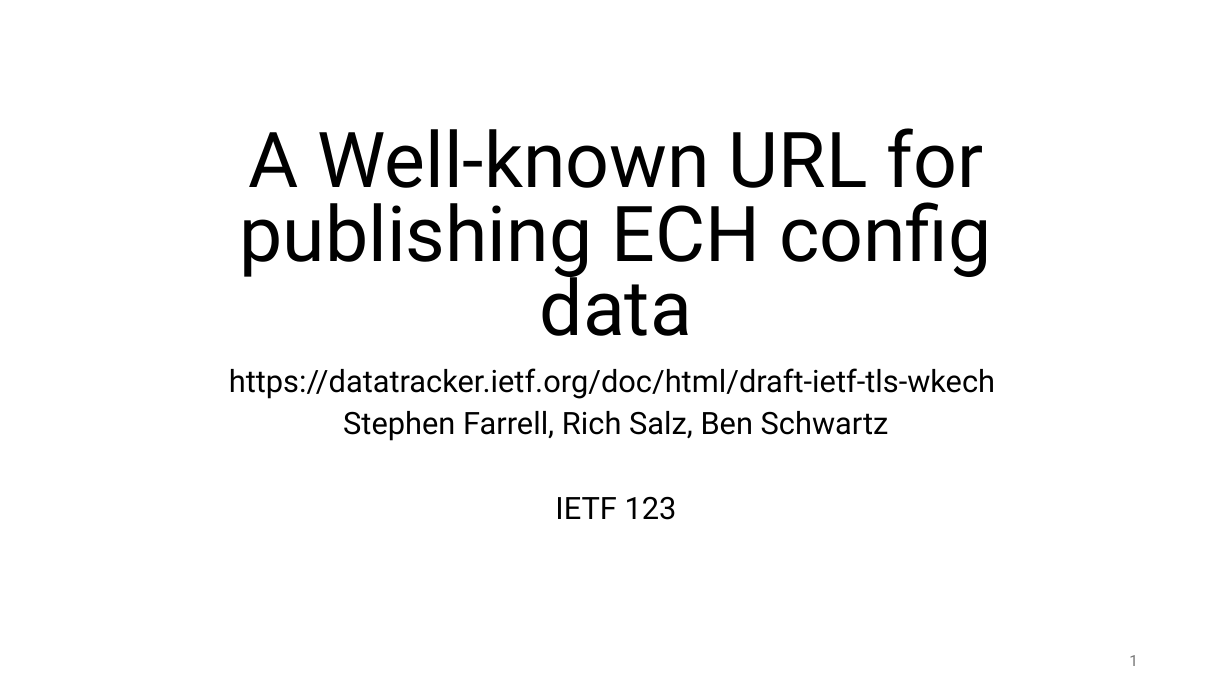
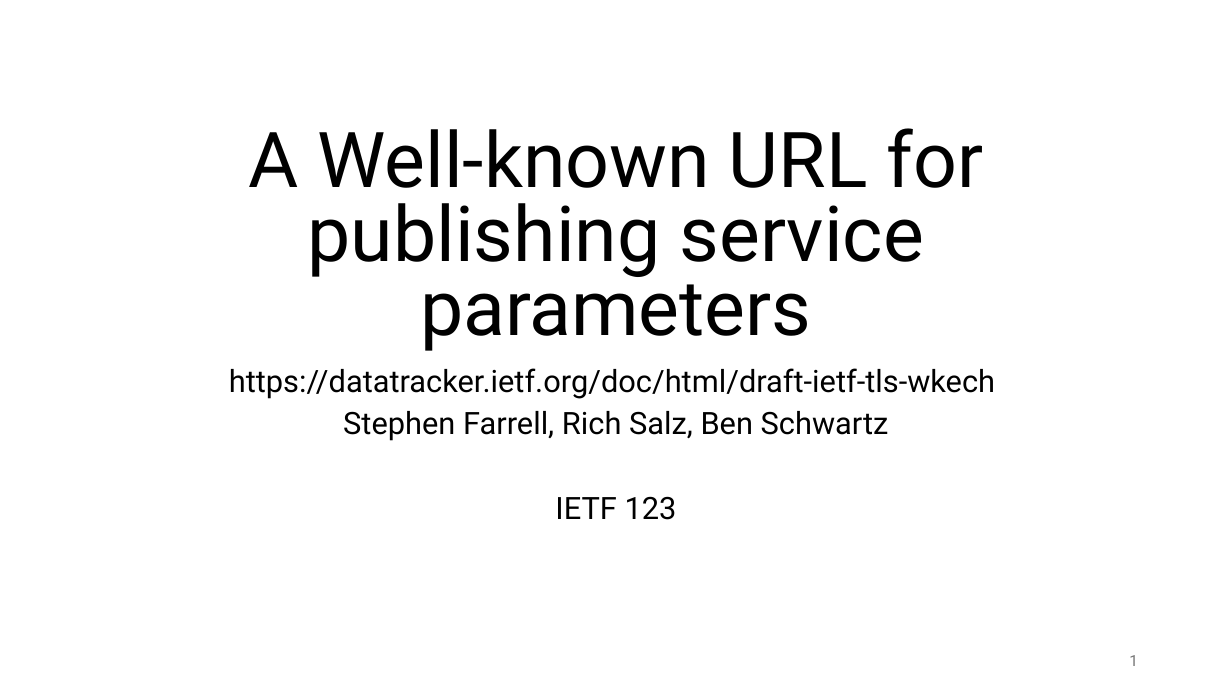
Before and after one commit to sftcd/wkesni, a slide deck: slide 1 of slides/wkech-123-slides.odp. Drawn at 1232x693 pixels with LibreOffice and Linux fonts; fonts in the diff are those of the drawing. Boxes give left, top, right and bottom in pixels: in the first picture for what was removed or moved away, otherwise in the second. Text is boxed around its words. In the diff, an @@ line names an element or a change of style, - is before the commit and + after.

```diff
--- a/slides/wkech-123-slides.odp
+++ b/slides/wkech-123-slides.odp
@@ title at box(248, 128, 984, 351): text changed @@
-A Well-known URL for publishing ECH config data
+A Well-known URL for publishing service parameters
```
Also in this commit, not shown: 1 other slide changed, 1 other file.
